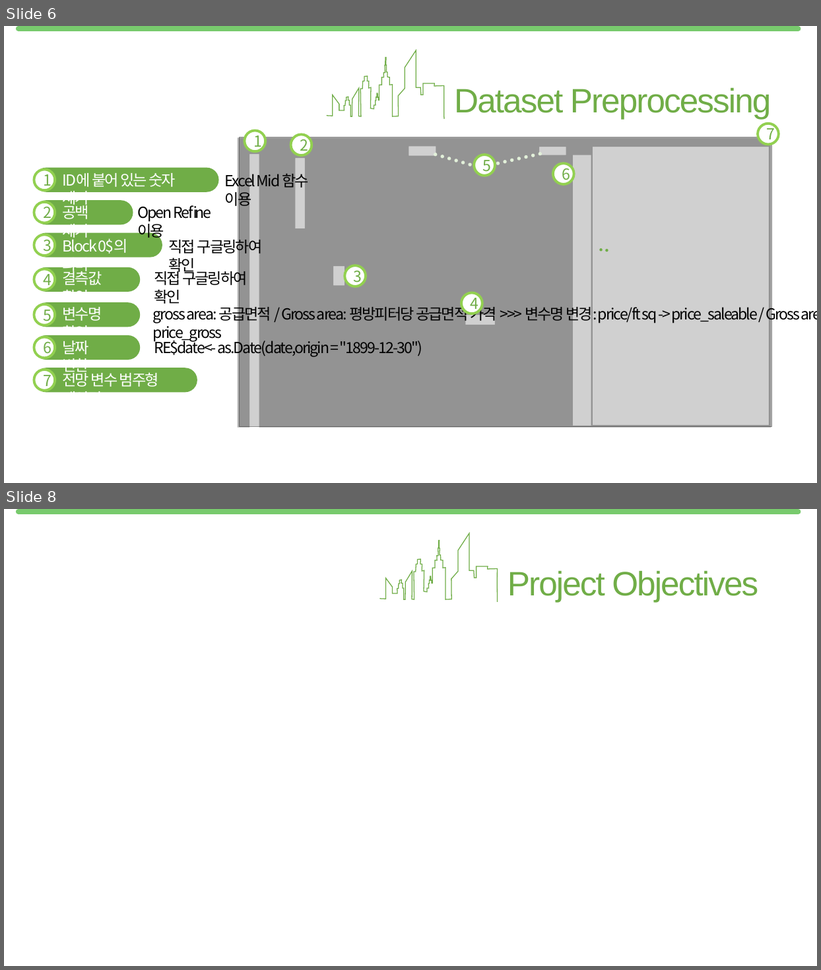
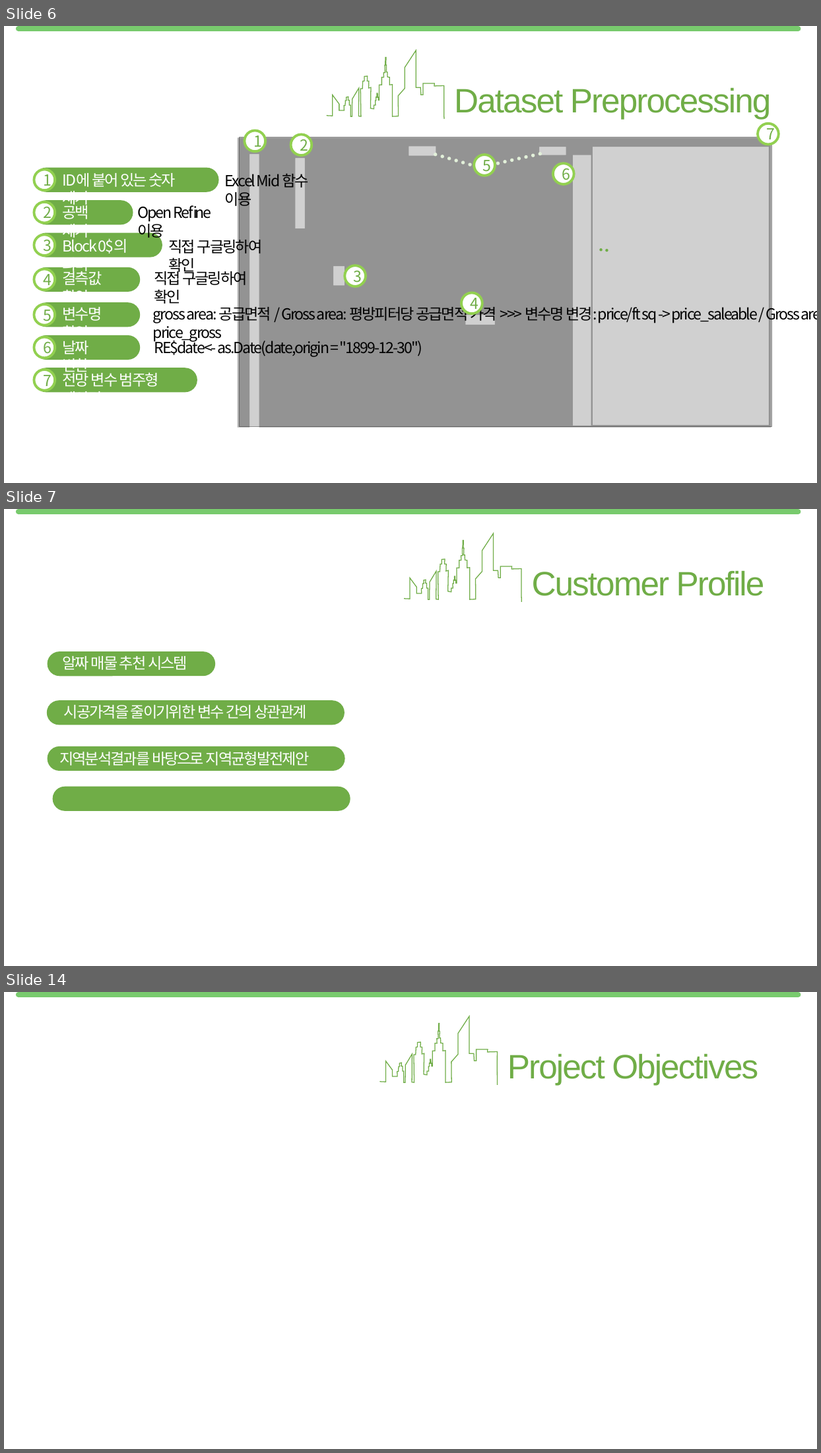
Before and after one commit to jyalways7/hk_realestate, a slide deck: 170128_HKRE_Mid_Report.pptx. Shown one above the other, each under a label of ours: slides 6 and 8 before the commit, slides 6, 7 and 14 after it; the slides between them are not shown. The pictures are 821x970 and 821x1453 pixels, drawn with LibreOffice and Linux fonts; fonts in the diff are those of the drawing; grey boxes stand for pictures. Boxes give left, top, right and bottom in pixels: in the first picture for what was removed or moved away, otherwise in the second. Text is boxed around its words. In the diff, an @@ line names an element or a change of style, - is before the commit and + after.

```diff
--- a/170128_HKRE_Mid_Report.pptx
+++ b/170128_HKRE_Mid_Report.pptx
@@ slide 7 added at [4, 509, 817, 966], background #FFFFFF; not listed: 1 template element that a slide beside it also shows @@
@@ freeform shape added at [404, 533, 522, 601], outline #70AD47 1 pt @@
@@ text added at [532, 571, 765, 596], 40 pt, text #70AD47 @@
+Customer Profile
@@ rounded rectangle added at [48, 652, 216, 676], fill #70AD47 @@
@@ text added at [63, 656, 187, 670], 18 pt, text #FFFFFF @@
+알짜 매물 추천 시스템
@@ rounded rectangle added at [47, 700, 345, 725], fill #70AD47 @@
@@ text added at [64, 705, 306, 719], 18 pt, text #FFFFFF @@
+시공가격을 줄이기위한 변수 간의 상관관계
@@ rounded rectangle added at [48, 747, 345, 770], fill #70AD47 @@
@@ text added at [59, 751, 310, 766], 18 pt, text #FFFFFF @@
+지역분석결과를 바탕으로 지역균형발전제안
@@ rounded rectangle added at [53, 787, 350, 811], fill #70AD47 @@
@@ what was slide 8 is now slide 14 @@
```
Also in this commit, not shown: 1 slide changed, 6 other slides added, 1 slide removed.
